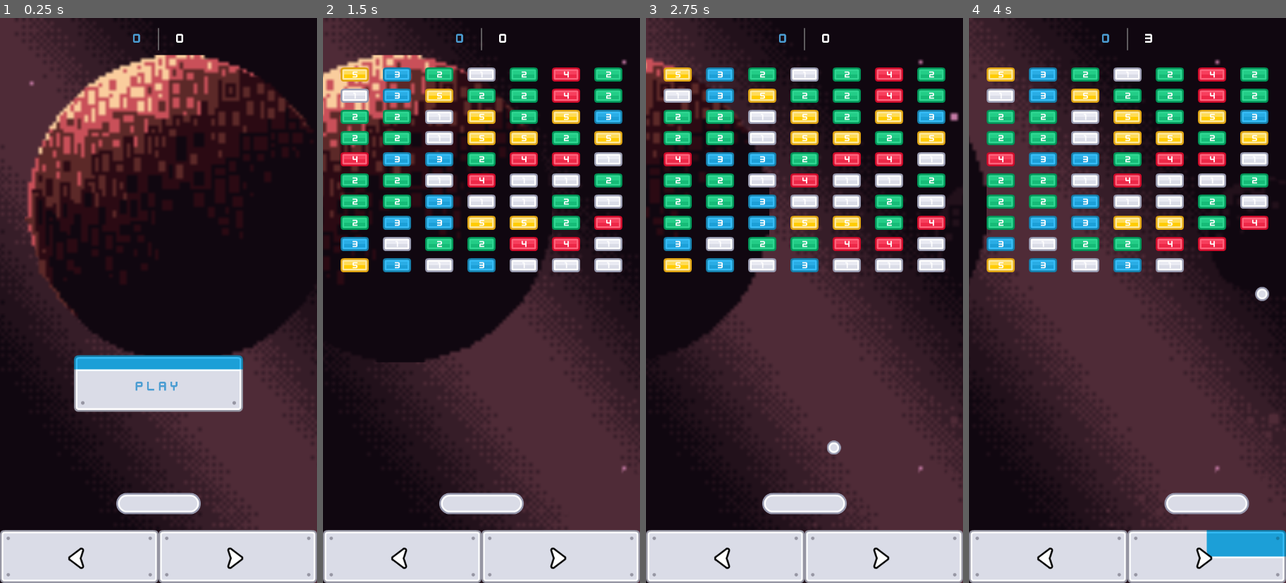
Above: before the commit, frames 1-4 (left to right).
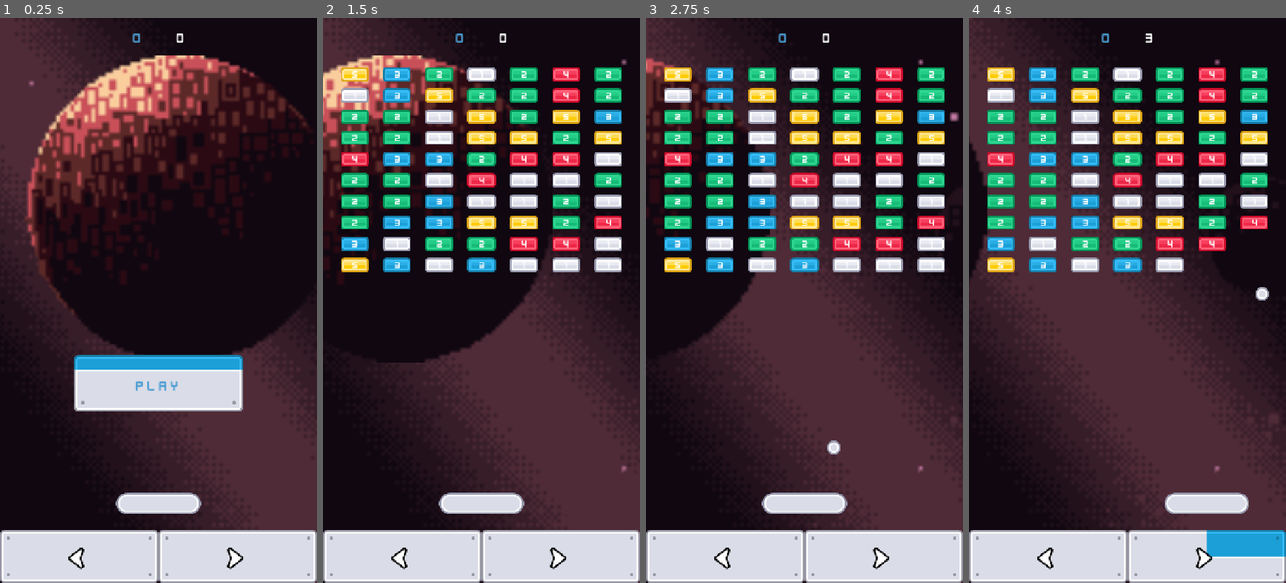
Above: after the commit, the same moments.

Repository: gmso/gamechallenge_breakout
Game: Godot game, scene res://main.tscn
Two runs of this game, one before a commit and one after it. Both use one fixed random seed, a clock stepped at 60 frames per second and the inputs below.
Inputs (mouse positions are in pixels of both pictures, inside the frame that each line leads up to):
- Up to frame 1 (0.25 s): no input
- Up to frame 2 (1.5 s): click (481, 385) at 0.5 s; click (560, 554) at 1.25 s
- Up to frame 3 (2.75 s): click (883, 554) at 2 s
- Up to frame 4 (4 s): click (1206, 554) at 2.75 s; tap Enter (enter) at 3.5, 3.6 s; hold Right (right) from 3.53 s (still down)

The runs differ from the first frame. In frame 1, 0.9% of the frame differs, in the area x 0-100%, y 1-100%; in frame 2, 3.9%; in frame 3, 3.9%; in frame 4, 3.8%.

Commit message:
Update viewport stretch settings

Diff:
--- a/project.godot
+++ b/project.godot
@@ -19,8 +19,7 @@
 
 window/size/viewport_width=720
 window/size/viewport_height=1280
-window/stretch/mode="viewport"
-window/stretch/scale_mode="integer"
+window/stretch/mode="canvas_items"
 
 [gui]
 
Not shown, added: docs/index.apple-touch-icon.png.import
Not shown, added: docs/index.icon.png.import
Not shown, added: docs/index.png.import
Not shown, changed: docs/index.html
Not shown, changed: docs/index.pck
